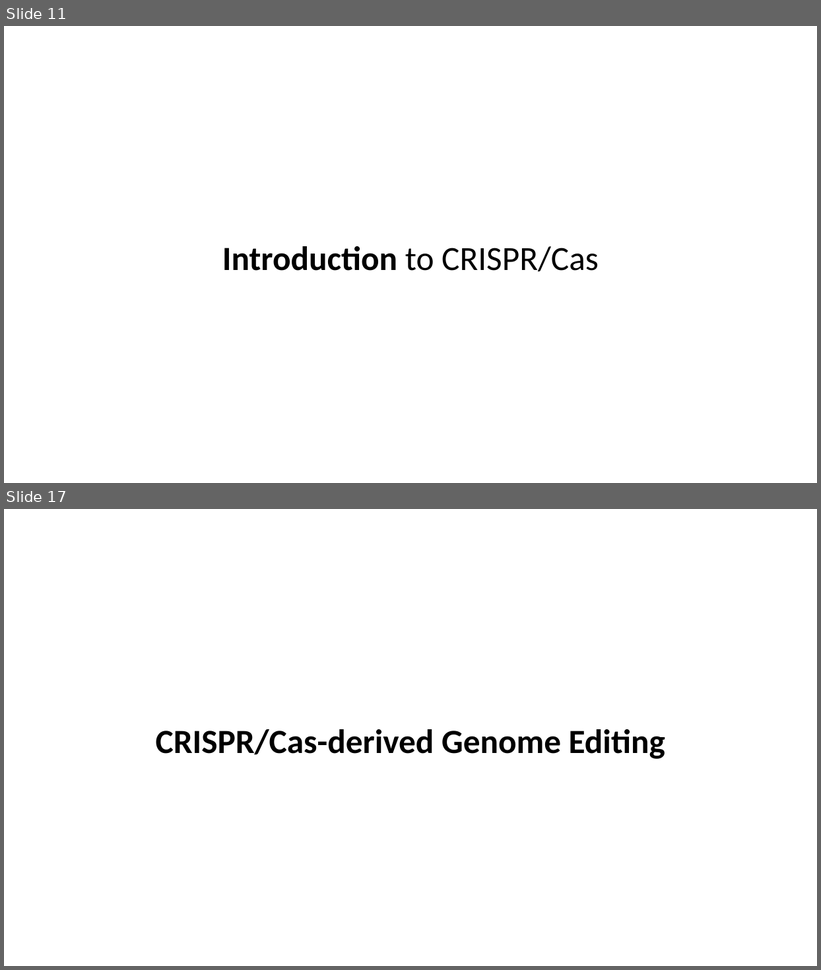
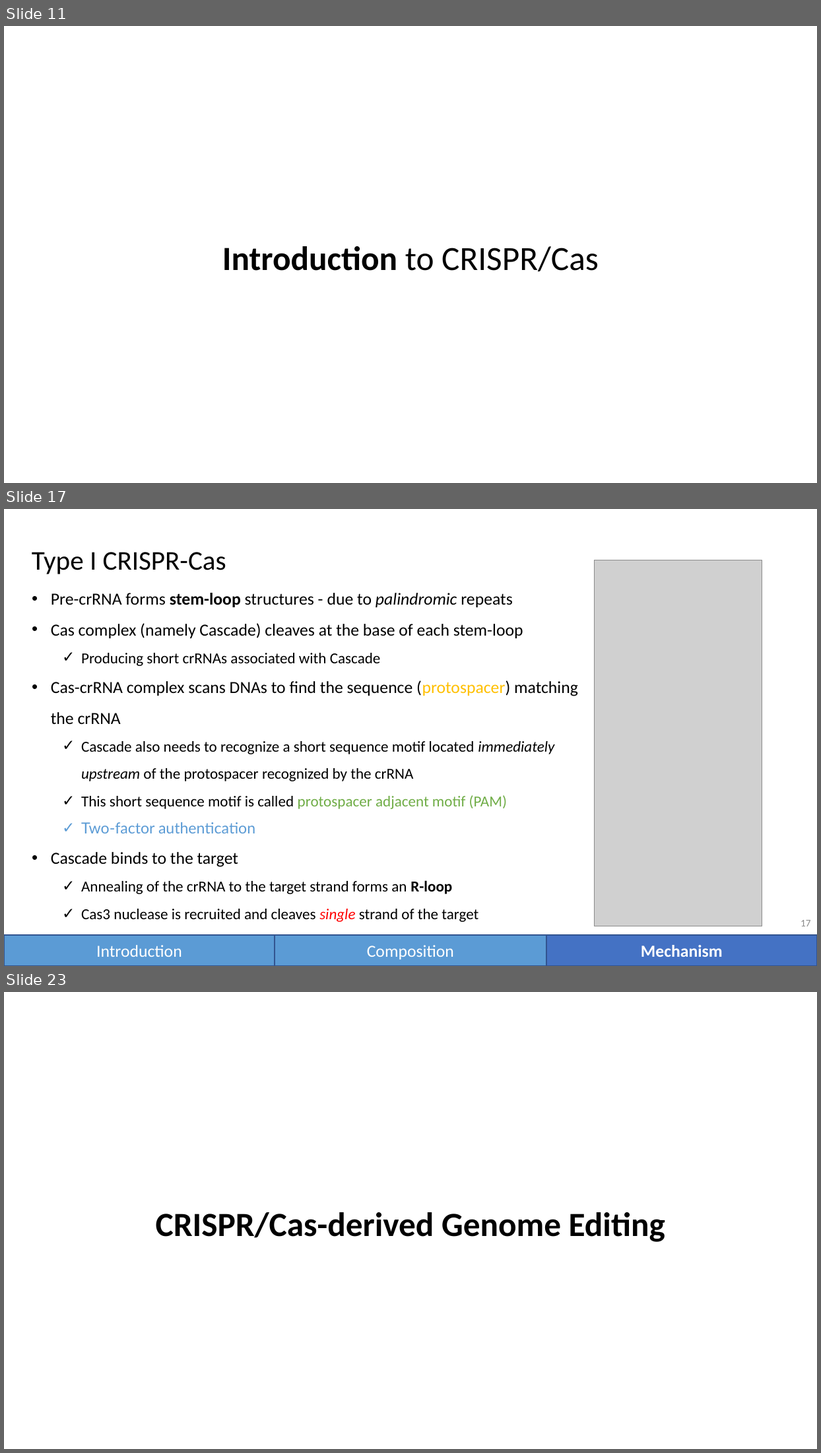
Before and after one commit to vwOvOwv/PKU-Undergraduate-Course, a slide deck: 遗传学(Genetics)/讨论课/Topic-3_遗传学技术/CRISPR-Cas.pptx. Shown one above the other, each under a label of ours: slides 11 and 17 before the commit, slides 11, 17 and 23 after it; the slides between them are not shown. The pictures are 821x970 and 821x1453 pixels, drawn with LibreOffice and Linux fonts; fonts in the diff are those of the drawing; grey boxes stand for pictures. Boxes give left, top, right and bottom in pixels: in the first picture for what was removed or moved away, otherwise in the second. Text is boxed around its words. In the diff, an @@ line names an element or a change of style, - is before the commit and + after.

```diff
--- a/遗传学(Genetics)/讨论课/Topic-3_遗传学技术/CRISPR-Cas.pptx
+++ b/遗传学(Genetics)/讨论课/Topic-3_遗传学技术/CRISPR-Cas.pptx
@@ slide 17 added at bbox=[4, 509, 817, 966], background #FFFFFF @@
@@ text added at bbox=[32, 552, 226, 574], 32 pt, text #000000 @@
+Type I CRISPR-Cas
@@ picture added at bbox=[595, 560, 762, 926] @@
@@ text added at bbox=[51, 593, 578, 922], 18 pt, text #000000 @@
+• Pre-crRNA forms stem-loop structures - due to palindromic repeats
+• Cas complex (namely Cascade) cleaves at the base of each stem-loop
+  ✓ Producing short crRNAs associated with Cascade
+• Cas-crRNA complex scans DNAs to find the sequence (protospacer) matching the crRNA
+  ✓ Cascade also needs to recognize a short sequence motif located immediately upstream of the protospacer recognized by the crRNA
+  ✓ This short sequence motif is called protospacer adjacent motif (PAM)
+  ✓ Two-factor authentication
+• Cascade binds to the target
+  ✓ Annealing of the crRNA to the target strand forms an R-loop
+  ✓ Cas3 nuclease is recruited and cleaves single strand of the target
@@ page number added at bbox=[801, 920, 811, 927], 12 pt, text #8C8C8C @@
+17
@@ rectangle added at bbox=[4, 935, 275, 966], fill #5B9BD5, outline #325491 1 pt, 20 pt, text #FFFFFF @@
+Introduction
@@ rectangle added at bbox=[275, 935, 547, 966], fill #5B9BD5, outline #325491 1 pt, 20 pt, text #FFFFFF @@
+Composition
@@ rectangle added at bbox=[547, 935, 817, 966], fill #4472C4, outline #325491 1 pt, 20 pt, text #FFFFFF, bold @@
+Mechanism
@@ what was slide 17 is now slide 23 @@
```
Also in this commit, not shown: 12 slides changed, 8 other slides added, 2 slides removed, 19 other files.
